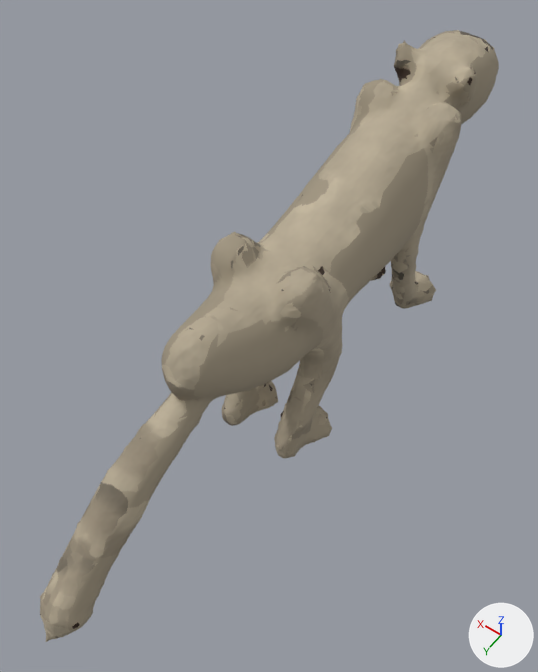
The glTF model assets/animals/wolf_juvenile.glb, before and after one commit.
Before and after are seen from a 50 mm camera at (-0.386, 0.747, 1.114) aimed at (0.015, 0.184, 0.23). Every picture has the same lights, and +X, +Y and +Z are marked at lower right. The picture after the commit comes second. Vertices at exactly the same position are counted once.

Before the edit, the objects in view are built like this:
```python
me_wolf_juvenile = bpy.data.meshes.new('wolf_juvenile')
me_wolf_juvenile.from_pydata(...)  # 7654 vertices, 15308 faces; spans x -0.098..0.098, y -0.41..0.686, z 0.005..0.498
me_wolf_juvenile.materials.append(mat_wolf_juvenile)
ob_wolf_juvenile = bpy.data.objects.new('wolf_juvenile', me_wolf_juvenile)
ob_wolf_juvenile.location = (0.0, 0.0, 0.0)
```
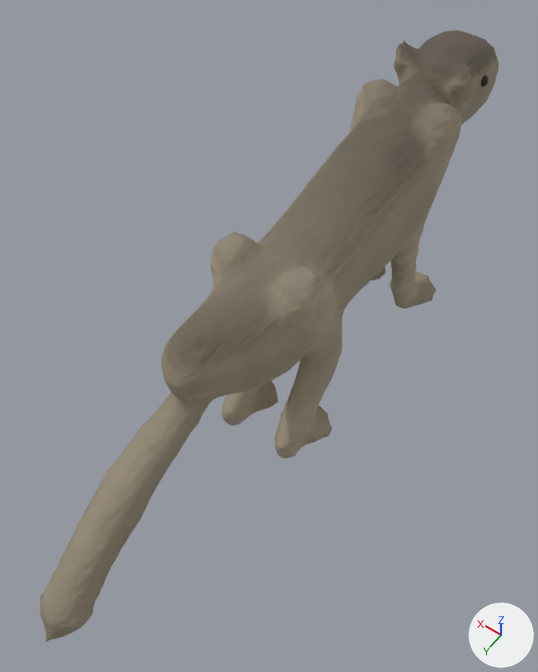
Location of each change, (x1, y1, x2, y2) in pixels of the pictures (538 x 672 px):
```json
{"part": 1, "of": "me_wolf_juvenile", "change": "added", "after": [481, 75, 488, 87]}
{"part": 2, "of": "me_wolf_juvenile", "change": "surface changed", "before": [40, 30, 499, 642], "after": [40, 30, 499, 642]}
```

Edits to the scene script, one JSON object a line:
```json
{"block": "me_wolf_juvenile", "where": "# used by ob_wolf_juvenile; location = (0.0, 0.0, 0.0)"}
{"op": "remove", "block": "me_wolf_juvenile", "code": "me_wolf_juvenile.from_pydata(...)  # 7654 vertices, 15308 faces; spans x -0.098..0.098, y -0.41..0.686, z 0.005..0.498"}
{"op": "add", "block": "me_wolf_juvenile", "code": "me_wolf_juvenile.from_pydata(...)  # 7776 vertices, 15528 faces; spans x -0.098..0.098, y -0.41..0.686, z 0.005..0.498"}
{"block": "me_wolf_juvenile", "change": "me_wolf_juvenile part 1: a new loose piece of 86 vertices spanning x -0.067..-0.046, y -0.296..-0.273, z 0.431..0.452, in mat_wolf_juvenile"}
{"block": "me_wolf_juvenile", "change": "me_wolf_juvenile part 2: 15173 kept faces spanning x -0.098..0.098, y -0.41..0.686, z 0.005..0.498 get new texture (UV) coordinates"}
{"block": "me_wolf_juvenile", "change": "other edits to the shape of me_wolf_juvenile do not show in these pictures"}
```
